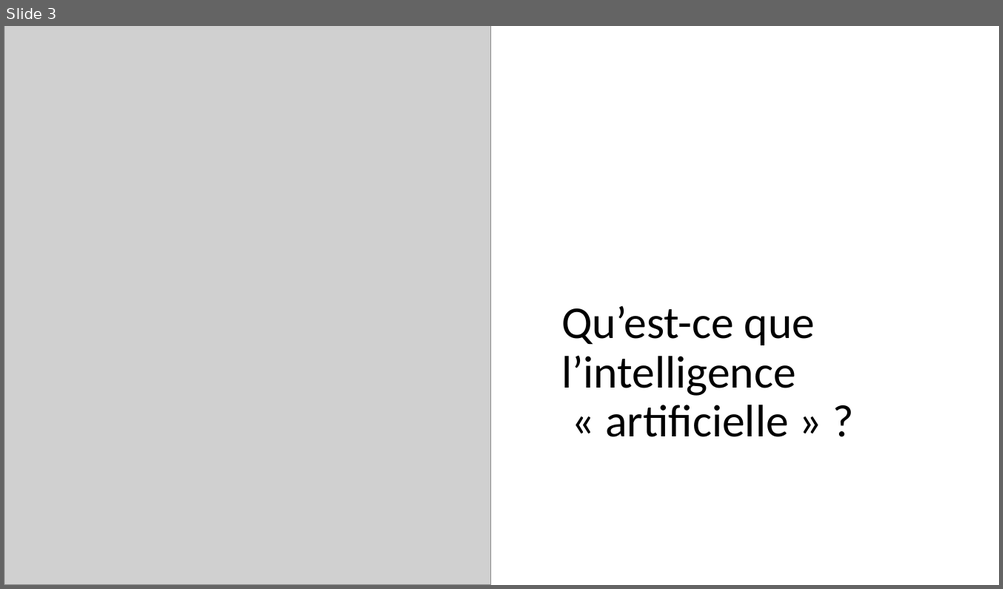
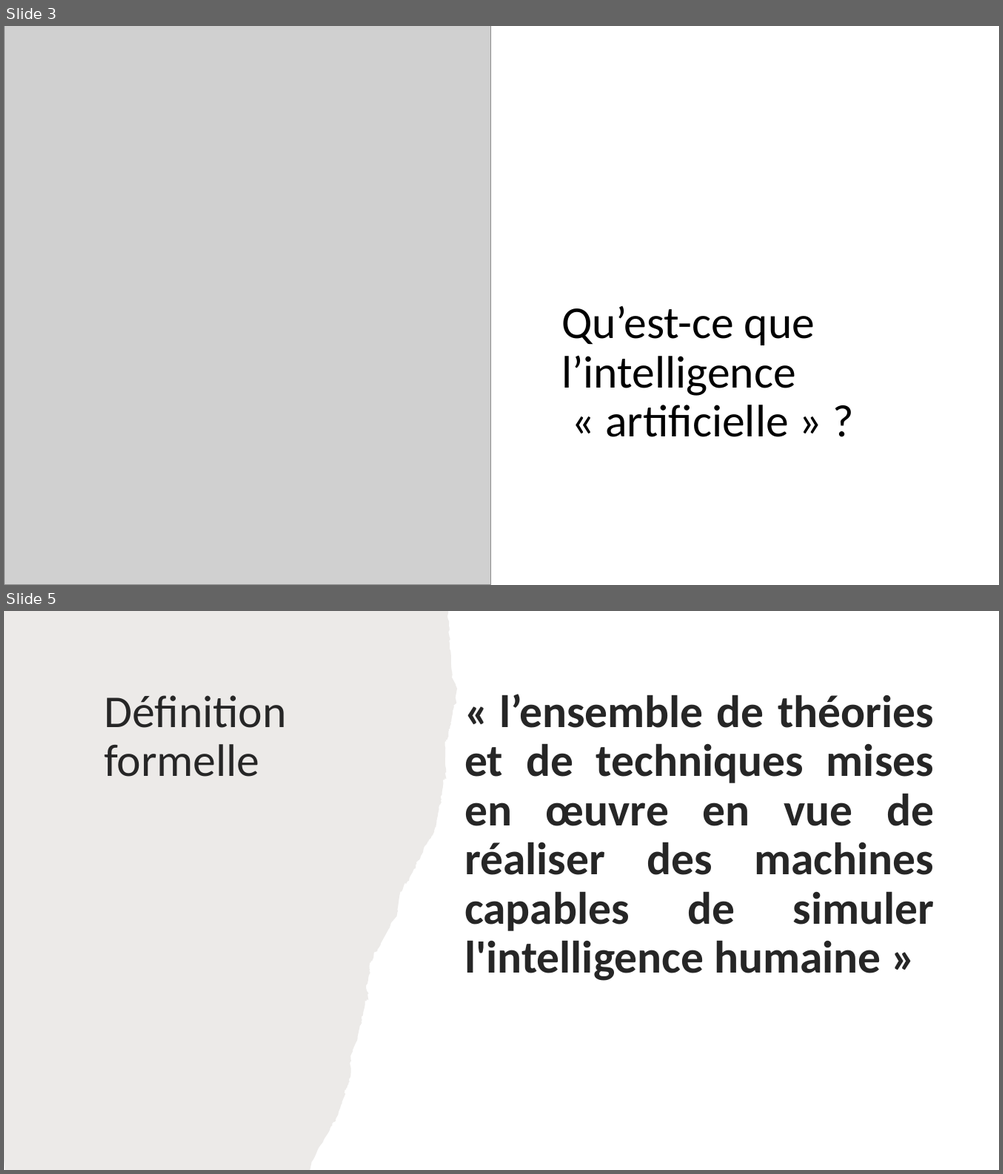
Before and after one commit to pauldubois98/AI-MythsReality, a slide deck: slides.pptx. Shown one above the other, each under a label of ours: slide 3 before the commit, slides 3 and 5 after it; the slides between them are not shown. The pictures are 1003x589 and 1003x1174 pixels, drawn with LibreOffice and Linux fonts; fonts in the diff are those of the drawing; grey boxes stand for pictures. Boxes give left, top, right and bottom in pixels: in the first picture for what was removed or moved away, otherwise in the second. Text is boxed around its words. In the diff, an @@ line names an element or a change of style, - is before the commit and + after.

```diff
--- a/slides.pptx
+++ b/slides.pptx
@@ slide 5 added at (x1=4, y1=611, x2=999, y2=1170), background #FFFFFF @@
@@ freeform shape added at (x1=4, y1=611, x2=457, y2=1170), fill #82766A at 15% opacity @@
@@ title added at (x1=104, y1=695, x2=286, y2=777), 44 pt, text #262626 @@
+Définition formelle
@@ text added at (x1=464, y1=694, x2=934, y2=981), 44 pt, text #262626, bold @@
+« l’ensemble de théories et de techniques mises en œuvre en vue de réaliser des machines capables de simuler l'intelligence humaine »
```
Also in this commit, not shown: 1 slide changed.
